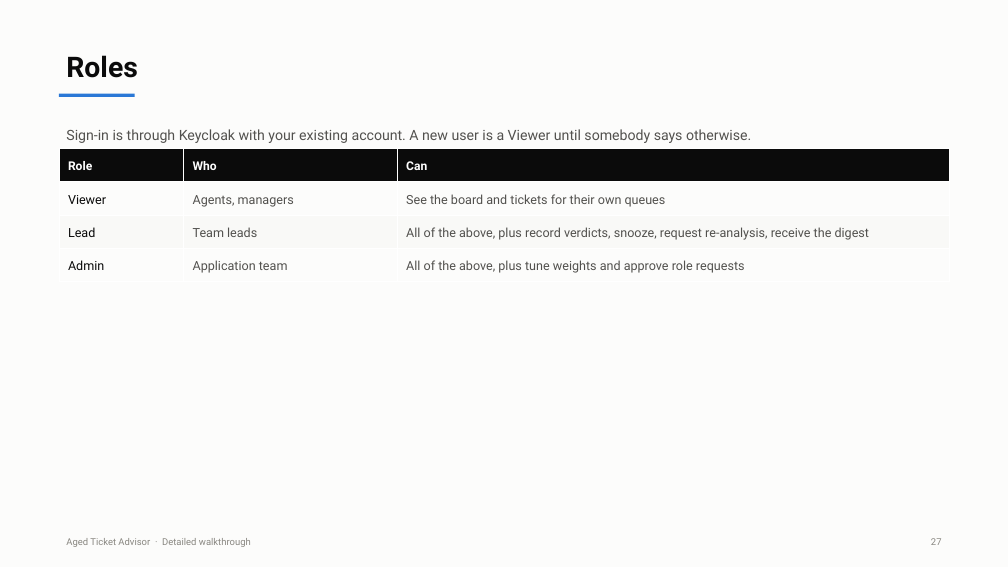
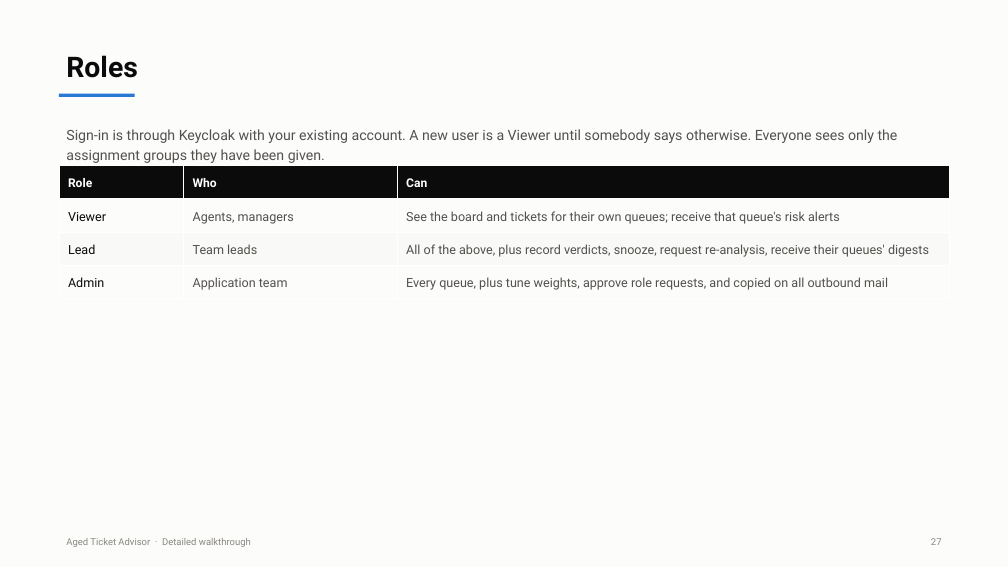
Before and after one commit to rakshith2000/SD-Advisor, a slide deck: slide 28 of docs/Aged_Ticket_Advisor_Detailed.pptx. Drawn at 1008x567 pixels with LibreOffice and Linux fonts; fonts in the diff are those of the drawing. Boxes give left, top, right and bottom in pixels: in the first picture for what was removed or moved away, otherwise in the second. Text is boxed around its words. In the diff, an @@ line names an element or a change of style, - is before the commit and + after.

```diff
--- a/docs/Aged_Ticket_Advisor_Detailed.pptx
+++ b/docs/Aged_Ticket_Advisor_Detailed.pptx
@@ text at (66,129,898,163): text changed @@
-Sign-in is through Keycloak with your existing account. A new user is a Viewer until somebody says otherwise.
+Sign-in is through Keycloak with your existing account. A new user is a Viewer until somebody says otherwise. Everyone sees only the assignment groups they have been given.
@@ table at (59,166,950,299) @@
-row 2, column 3: See the board and tickets for their own queues
+row 2, column 3: See the board and tickets for their own queues; receive that queue's risk alerts
-row 3, column 3: All of the above, plus record verdicts, snooze, request re-analysis, receive the digest
+row 3, column 3: All of the above, plus record verdicts, snooze, request re-analysis, receive their queues' digests
-row 4, column 3: All of the above, plus tune weights and approve role requests
+row 4, column 3: Every queue, plus tune weights, approve role requests, and copied on all outbound mail
@@ table: place and size @@
-table at (59,149,950,282)
+table at (59,166,950,299)
```
Also in this commit, not shown: 1 other slide changed, 24 other files.
